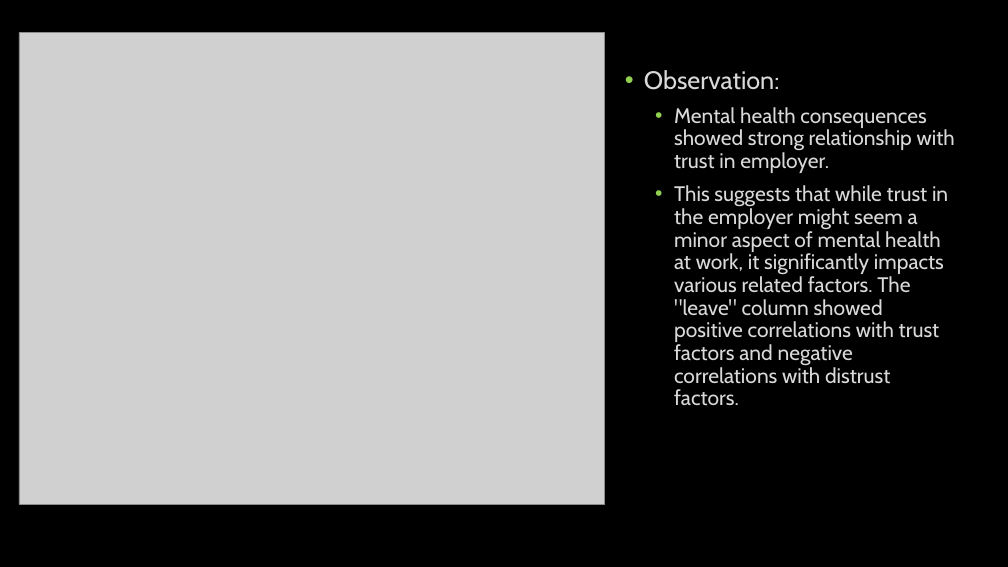
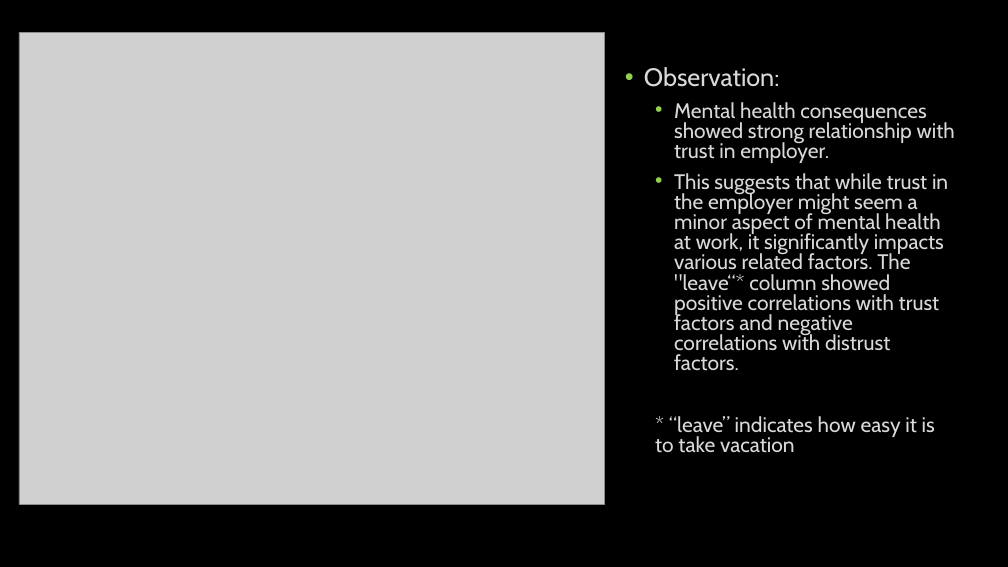
Before and after one commit to JimCarson1/Project_1, a slide deck: slide 12 of Project 1 UNC AI Bootcamp.pptx (slide 11 before the commit). Drawn at 1008x567 pixels with LibreOffice and Linux fonts; fonts in the diff are those of the drawing; grey boxes stand for pictures. Boxes give left, top, right and bottom in pixels: in the first picture for what was removed or moved away, otherwise in the second. Text is boxed around its words. In the diff, an @@ line names an element or a change of style, - is before the commit and + after.

Commit message:
final slides

```diff
--- a/Project 1 UNC AI Bootcamp.pptx
+++ b/Project 1 UNC AI Bootcamp.pptx
@@ text at (x1=644, y1=67, x2=955, y2=163): line spacing 0.9 to 0.8 @@
@@ text at (x1=655, y1=173, x2=948, y2=453): text changed @@
-  • This suggests that while trust in the employer might seem a minor aspect of mental health at work, it significantly impacts various related factors. The "leave" column showed positive correlations with trust factors and negative correlations with distrust factors.
+  • This suggests that while trust in the employer might seem a minor aspect of mental health at work, it significantly impacts various related factors. The "leave“* column showed positive correlations with trust factors and negative correlations with distrust factors.
+  * “leave” indicates how easy it is to take vacation
```
Also in this commit, not shown: 7 other slides changed, 1 slide added, 1 slide removed.
